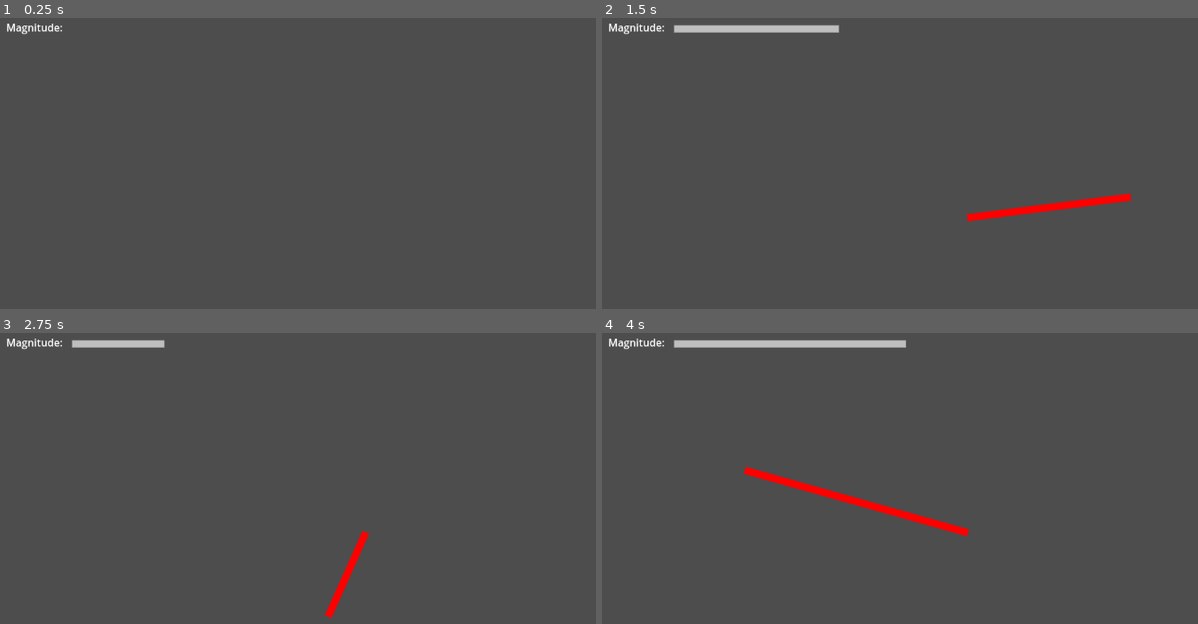
Above: before the commit, frames 1-4 (two rows, left to right).
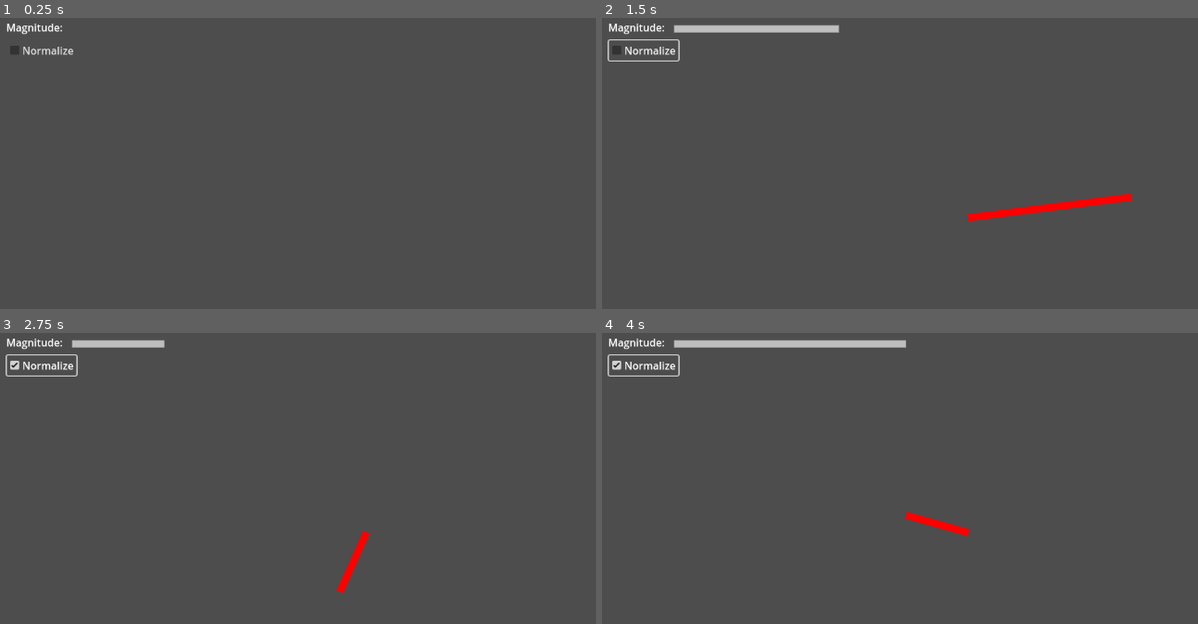
Above: after the commit, the same moments.

Repository: snymo/natureofcode
Game: Godot game, scene res://Examples/1_5/1_5_vector_magnitude.tscn
Same seed, same stepped clock (60 frames per second), same inputs: the game is played once before the commit and once after it. This scene is started directly instead of the project's main scene.
Inputs (mouse positions are in pixels of both pictures, inside the frame that each line leads up to):
- Up to frame 1 (0.25 s): no input
- Up to frame 2 (1.5 s): click (643, 50) at 0.5 s, where only the run after the commit has a clickable "Normalize"; tap Enter at 1.25 s; move the mouse to (1132, 195) at 1.27 s; hold Right (ui_right) from 1.28 s (still down); click (1132, 195) at 1.42 s
- Up to frame 3 (2.75 s): release Right (ui_right) at 2 s; tap Space at 2 s; drag from (220, 554) to (327, 615) at 2.02 s
- Up to frame 4 (4 s): tap Enter at 2.75 s; move the mouse to (1043, 440) at 2.77 s; hold Right (ui_right) 2.78-3.5 s; click (1043, 440) at 2.92 s; tap Space at 3.5 s; drag from (929, 615) to (745, 469) at 3.52 s

The runs differ from the first frame. In frame 1, 0.2% of the frame differs, in the area x 1-13%, y 9-13%; in frame 2, 0.3%; in frame 3, 0.4%; in frame 4, 1.1%, in the area x 0-52%, y 7-65%.

Commit message:
1_5 - Added normalization checkbox
Normalize magnitude for demo.

Diff:
--- a/Examples/1_5/1_5_vector_magnitude.gd
+++ b/Examples/1_5/1_5_vector_magnitude.gd
@@ -3,6 +3,7 @@
 var top_left_position: Vector2
 var margin_pos: Vector2
 var vector_magnitude: float
+var normalized: bool = false
 
 func _ready():
 	top_left_position = camera_2d.get_screen_center_position() - camera_2d.get_viewport_rect().size/2
@@ -10,8 +11,12 @@
 
 func _draw():
 	#draw_circle(margin_pos,10, Color("Red"),true)
-	draw_line(camera_2d.global_position, get_global_mouse_position(), Color("Red"), 10, true)
-	draw_line(margin_pos, Vector2(margin_pos.x+vector_magnitude, margin_pos.y), Color("Gray"), 10, true )
+	if not normalized:
+		draw_line(camera_2d.global_position, get_global_mouse_position(), Color("Red"), 10, true)
+		draw_line(margin_pos, Vector2(margin_pos.x+vector_magnitude, margin_pos.y), Color("Gray"), 10, true )
+	else:
+		draw_line(camera_2d.global_position, get_global_mouse_position().normalized()*100, Color("Red"), 10, true)
+		draw_line(margin_pos, Vector2(margin_pos.x+vector_magnitude, margin_pos.y), Color("Gray"), 10, true )
 
 func _process(_delta):
 	vector_magnitude = calculate_mag(camera_2d.global_position, get_global_mouse_position())
@@ -20,3 +25,7 @@
 
 func calculate_mag(v1: Vector2, v2: Vector2) -> float:
 	return sqrt(v2.x * v2.x + v2.y * v2.y)
+
+
+func _on_check_box_toggled(toggled_on):
+	normalized = not normalized
--- a/Examples/1_5/1_5_vector_magnitude.tscn
+++ b/Examples/1_5/1_5_vector_magnitude.tscn
@@ -17,3 +17,12 @@
 offset_bottom = -285.0
 grow_vertical = 2
 text = "Magnitude:"
+
+[node name="CheckBox" type="CheckBox" parent="."]
+offset_left = -558.0
+offset_top = -276.0
+offset_right = -450.0
+offset_bottom = -245.0
+text = "Normalize"
+
+[connection signal="toggled" from="CheckBox" to="." method="_on_check_box_toggled"]
